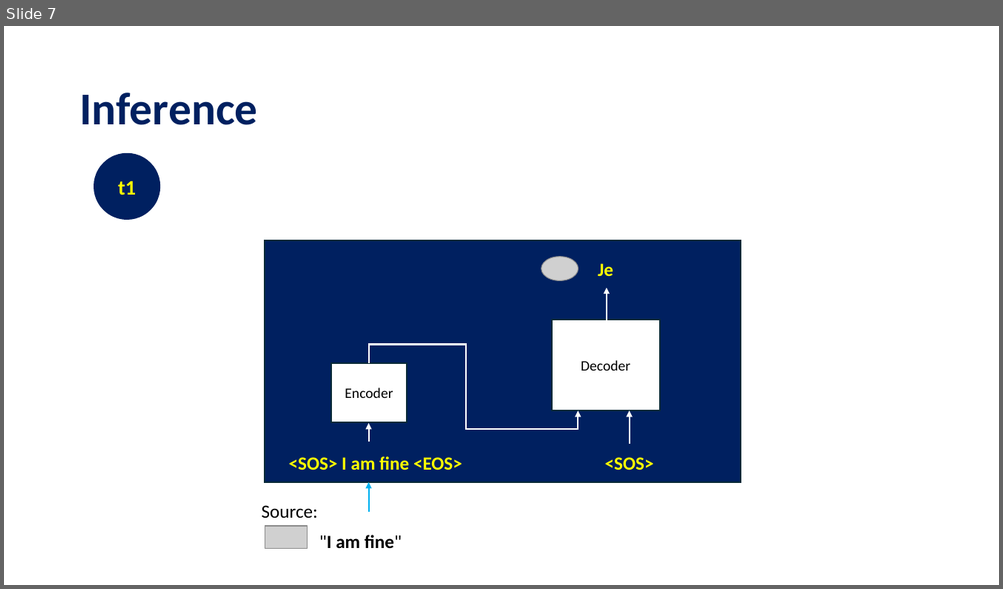
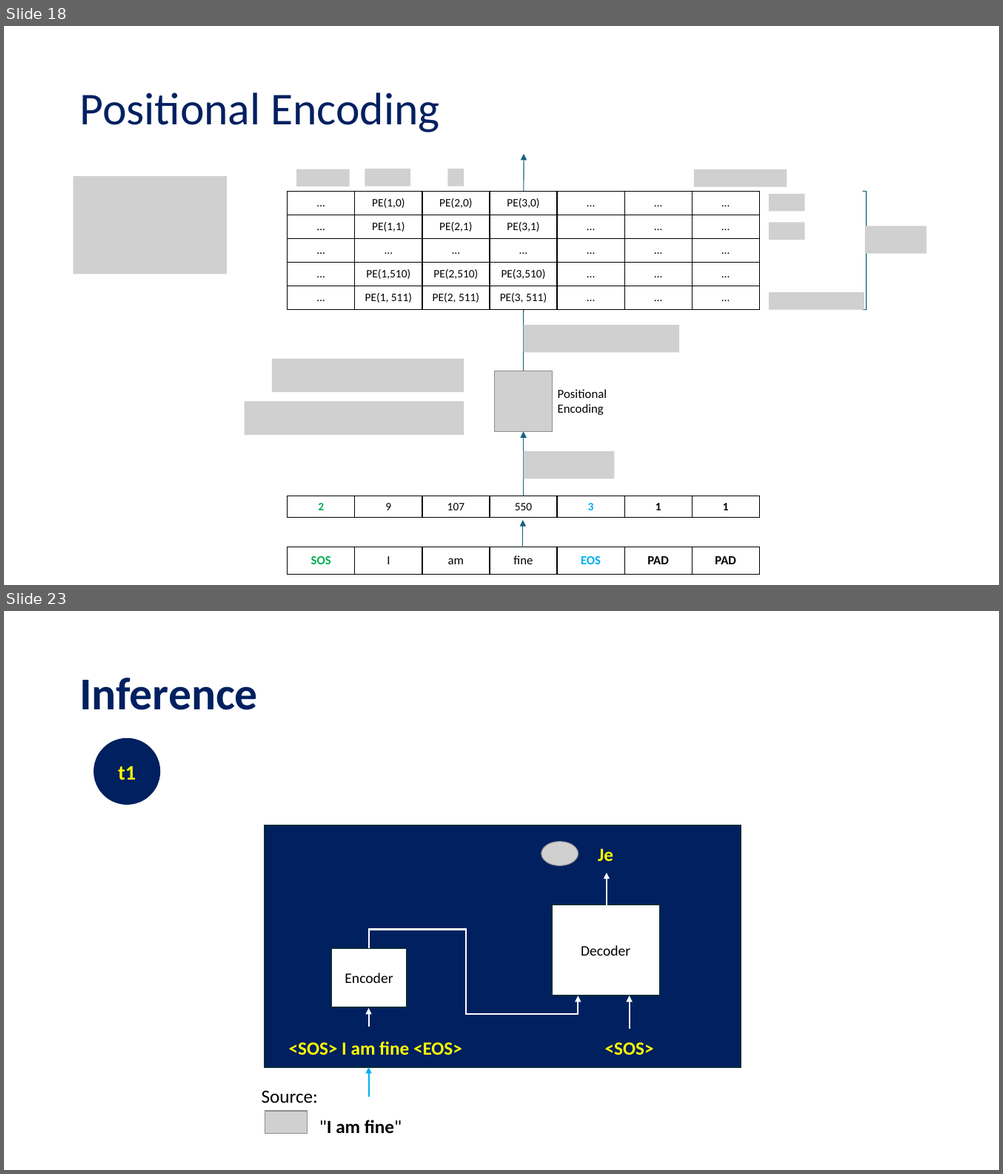
Before and after one commit to tanquangduong/transformer-pt, a slide deck: presentation/Introduction to Transformer.pptx. Shown one above the other, each under a label of ours: slide 7 before the commit, slides 18 and 23 after it; the slides between them are not shown. The pictures are 1003x589 and 1003x1174 pixels, drawn with LibreOffice and Linux fonts; fonts in the diff are those of the drawing; grey boxes stand for pictures; background and template pictures are left out. Boxes give left, top, right and bottom in pixels: in the first picture for what was removed or moved away, otherwise in the second. Text is boxed around its words. In the diff, an @@ line names an element or a change of style, - is before the commit and + after.

```diff
--- a/presentation/Introduction to Transformer.pptx
+++ b/presentation/Introduction to Transformer.pptx
@@ slide 18 added at (x1=4, y1=26, x2=999, y2=585), background #FFFFFF @@
@@ title added at (x1=79, y1=93, x2=439, y2=133), 44 pt, text #002060 @@
+Positional Encoding
@@ arrow added from (523, 372) to (523, 154), #156082 0.75 pt @@
@@ picture added at (x1=74, y1=177, x2=227, y2=275) @@
@@ picture added at (x1=296, y1=170, x2=350, y2=187) @@
@@ picture added at (x1=365, y1=169, x2=410, y2=187) @@
@@ picture added at (x1=448, y1=169, x2=464, y2=187) @@
@@ picture added at (x1=694, y1=170, x2=787, y2=187) @@
@@ table added at (x1=287, y1=192, x2=757, y2=310), 5 rows, 7 columns @@
+… | PE(1,0) | PE(2,0) | PE(3,0) | … | … | …
+… | PE(1,1) | PE(2,1) | PE(3,1) | … | … | …
+… | … | … | … | … | … | …
+… | PE(1,510) | PE(2,510) | PE(3,510) | … | … | …
+… | PE(1, 511) | PE(2, 511) | PE(3, 511) | … | … | …
@@ picture added at (x1=768, y1=194, x2=805, y2=212) @@
@@ right bracket added at (x1=862, y1=192, x2=867, y2=310), outline #156082 0.75 pt @@
@@ picture added at (x1=768, y1=222, x2=805, y2=240) @@
@@ picture added at (x1=865, y1=226, x2=927, y2=254) @@
@@ picture added at (x1=768, y1=292, x2=865, y2=310) @@
@@ picture added at (x1=523, y1=325, x2=679, y2=353) @@
@@ picture added at (x1=272, y1=359, x2=464, y2=392) @@
@@ picture added at (x1=494, y1=372, x2=552, y2=432) @@
@@ picture added at (x1=244, y1=401, x2=464, y2=435) @@
@@ text added at (x1=558, y1=389, x2=606, y2=415), 12 pt, text #000000 @@
+Positional
+Encoding
@@ arrow added from (523, 496) to (523, 432), #156082 0.75 pt @@
@@ picture added at (x1=523, y1=452, x2=614, y2=480) @@
@@ table added at (x1=287, y1=497, x2=757, y2=517), 1 rows, 7 columns @@
+2 | 9 | 107 | 550 | 3 | 1 | 1
@@ arrow added from (523, 548) to (523, 520), #156082 0.75 pt @@
@@ table added at (x1=287, y1=548, x2=757, y2=574), 1 rows, 7 columns @@
+SOS | I | am | fine | EOS | PAD | PAD
@@ what was slide 7 is now slide 23 @@
```
Also in this commit, not shown: 4 slides changed, 15 other slides added, 3 slides removed, 1 other file.
